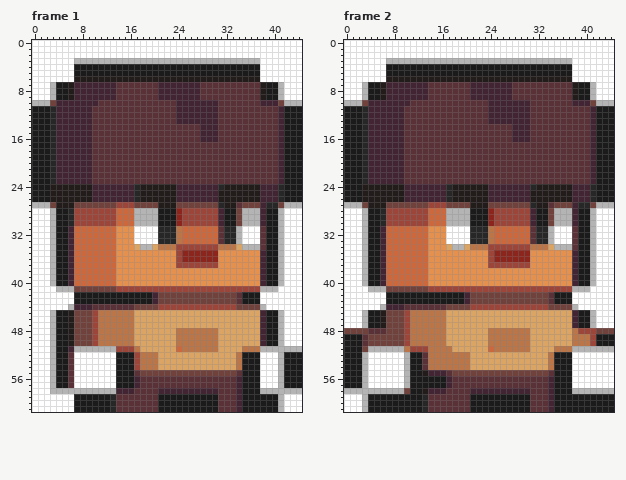
Edited in one commit: animated GIF sprite (boy.png). This is how it looked before the edit.
The file is 45x62 pixels, 6 frames. Shown: frame 1, frame 2. The commit also changed other frames, which this record leaves out.
New version:
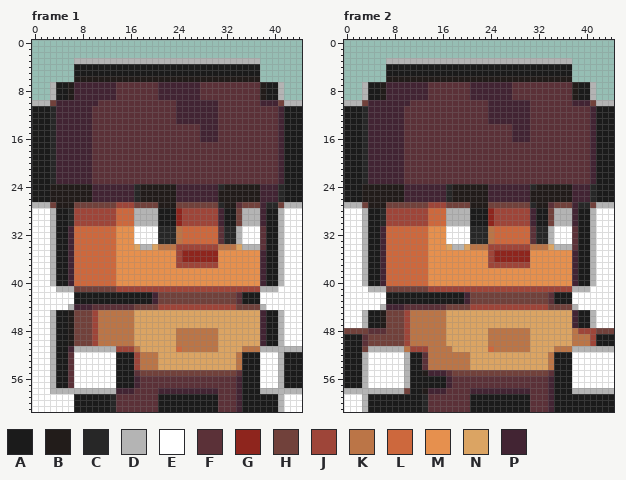
Palette (. is transparent): A #1b1b1b  B #221c1a  C #272727  D #b4b4b4  E #ffffff  F #5b3138  G #8e251d  H #71413b  J #9e4539  K #bb7547  L #cd683d  M #e6904e  N #dba463  P #422433
The edit:
{"where": "frame 1"}
{"frame":1,"y":0,"x":0,"old":"EEEEEEEEEEEEEEEEEEEEEEEEEEEEEEEEEEEEEEEEEEEEE","new":"............................................."}
{"frame":1,"y":1,"x":0,"old":"EEEEEEEEEEEEEEEEEEEEEEEEEEEEEEEEEEEEEEEEEEEEE","new":"............................................."}
{"frame":1,"y":2,"x":0,"old":"EEEEEEEEEEEEEEEEEEEEEEEEEEEEEEEEEEEEEEEEEEEEE","new":"............................................."}
{"frame":1,"y":3,"x":0,"old":"EEEEEEE","new":"......."}
{"frame":1,"y":3,"x":38,"old":"EEEEEEE","new":"......."}
{"frame":1,"y":4,"x":0,"old":"EEEEEEE","new":"......."}
{"frame":1,"y":4,"x":38,"old":"EEEEEEE","new":"......."}
{"frame":1,"y":5,"x":0,"old":"EEEEEEE","new":"......."}
{"frame":1,"y":5,"x":38,"old":"EEEEEEE","new":"......."}
{"frame":1,"y":6,"x":0,"old":"EEEEEEE","new":"......."}
{"frame":1,"y":6,"x":38,"old":"EEEEEEE","new":"......."}
{"frame":1,"y":7,"x":0,"old":"EEE","new":"..."}
{"frame":1,"y":7,"x":42,"old":"EEE","new":"..."}
{"frame":1,"y":8,"x":0,"old":"EEE","new":"..."}
{"frame":1,"y":8,"x":42,"old":"EEE","new":"..."}
{"frame":1,"y":9,"x":0,"old":"EEE","new":"..."}
{"frame":1,"y":9,"x":42,"old":"EEE","new":"..."}
{"where": "frame 2"}
{"frame":2,"y":0,"x":0,"old":"EEEEEEEEEEEEEEEEEEEEEEEEEEEEEEEEEEEEEEEEEEEEE","new":"............................................."}
{"frame":2,"y":1,"x":0,"old":"EEEEEEEEEEEEEEEEEEEEEEEEEEEEEEEEEEEEEEEEEEEEE","new":"............................................."}
{"frame":2,"y":2,"x":0,"old":"EEEEEEEEEEEEEEEEEEEEEEEEEEEEEEEEEEEEEEEEEEEEE","new":"............................................."}
{"frame":2,"y":3,"x":0,"old":"EEEEEEE","new":"......."}
{"frame":2,"y":3,"x":38,"old":"EEEEEEE","new":"......."}
{"frame":2,"y":4,"x":0,"old":"EEEEEEE","new":"......."}
{"frame":2,"y":4,"x":38,"old":"EEEEEEE","new":"......."}
{"frame":2,"y":5,"x":0,"old":"EEEEEEE","new":"......."}
{"frame":2,"y":5,"x":38,"old":"EEEEEEE","new":"......."}
{"frame":2,"y":6,"x":0,"old":"EEEEEEE","new":"......."}
{"frame":2,"y":6,"x":38,"old":"EEEEEEE","new":"......."}
{"frame":2,"y":7,"x":0,"old":"EEE","new":"..."}
{"frame":2,"y":7,"x":42,"old":"EEE","new":"..."}
{"frame":2,"y":8,"x":0,"old":"EEE","new":"..."}
{"frame":2,"y":8,"x":42,"old":"EEE","new":"..."}
{"frame":2,"y":9,"x":0,"old":"EEE","new":"..."}
{"frame":2,"y":9,"x":42,"old":"EEE","new":"..."}
{"label":"erased","picture_box":[32,40,302,100]}
{"label":"erased","picture_box":[344,40,614,100]}
